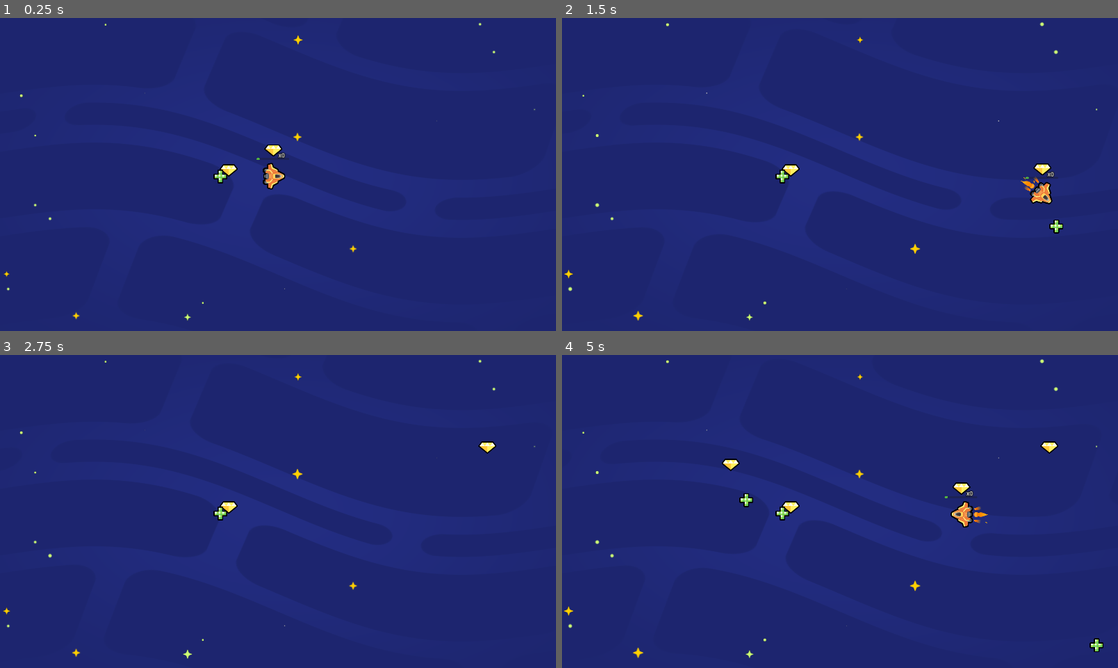
Above: before the commit, frames 1-4 (two rows, left to right).
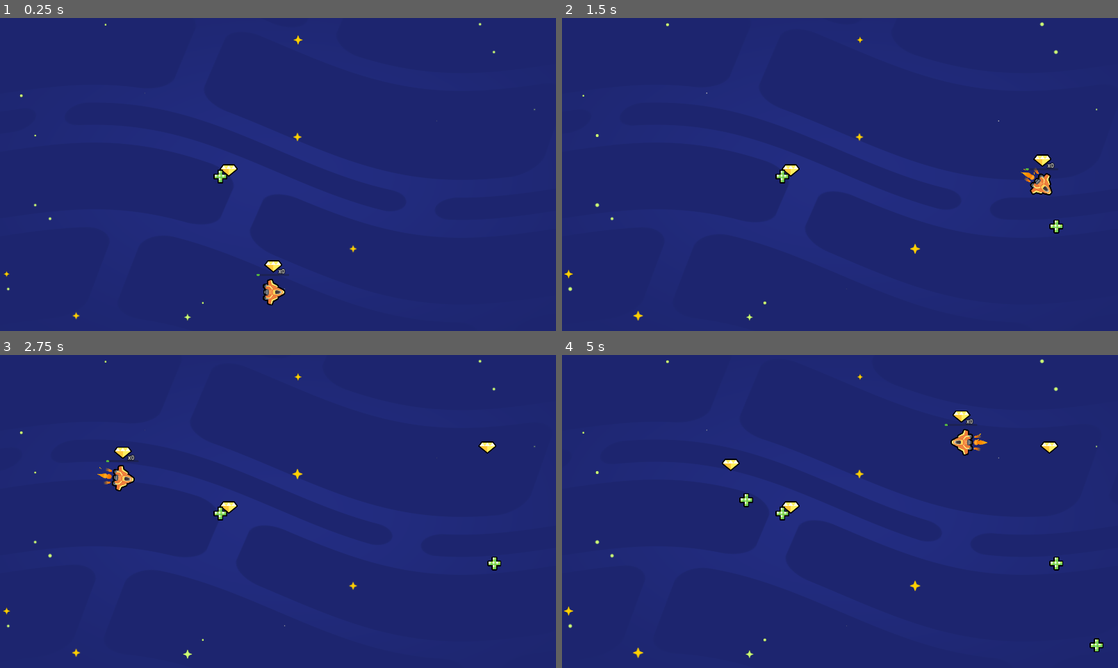
Above: after the commit, the same moments.

Repository: paninikeiko/2d-GameDev-Course
Game: Godot game, scene res://lessons/space_level.tscn
Same seed, same stepped clock (60 frames per second), same inputs: the game is played once before the commit and once after it.
Inputs:
- Up to frame 1 (0.25 s): no input
- Up to frame 2 (1.5 s): hold D (move_right) 0.53-1.28 s; hold S (move_down) from 1.28 s (still down)
- Up to frame 3 (2.75 s): release S (move_down) at 2.03 s; hold D (move_right) from 2.03 s (still down)
- Up to frame 4 (5 s): release D (move_right) at 2.78 s; hold W (move_up) 2.78-3.53 s; hold A (move_left) from 3.53 s (still down)

The runs differ from the first frame. In frame 1, 0.7% of the frame differs, in the area x 46-52%, y 40-92%; in frame 2, 0.6%; in frame 3, 0.5%; in frame 4, 0.9%, in the area x 68-91%, y 17-69%.

Commit message:
M5 L9 Completed

Diff:
--- a/05.loot_it_all_workbook/lessons/ship.gd
+++ b/05.loot_it_all_workbook/lessons/ship.gd
@@ -25,6 +25,10 @@
 	velocity += steering * steering_factor * delta
 	position += velocity * delta
 
+	var viewport_size := get_viewport_rect().size
+	position.x = wrapf(position.x, 0, viewport_size.x)
+	position.y = wrapf(position.x, 0, viewport_size.y)
+
 	if velocity.length() > 0.0:
 		get_node("Sprite2D").rotation = velocity.angle()
 
